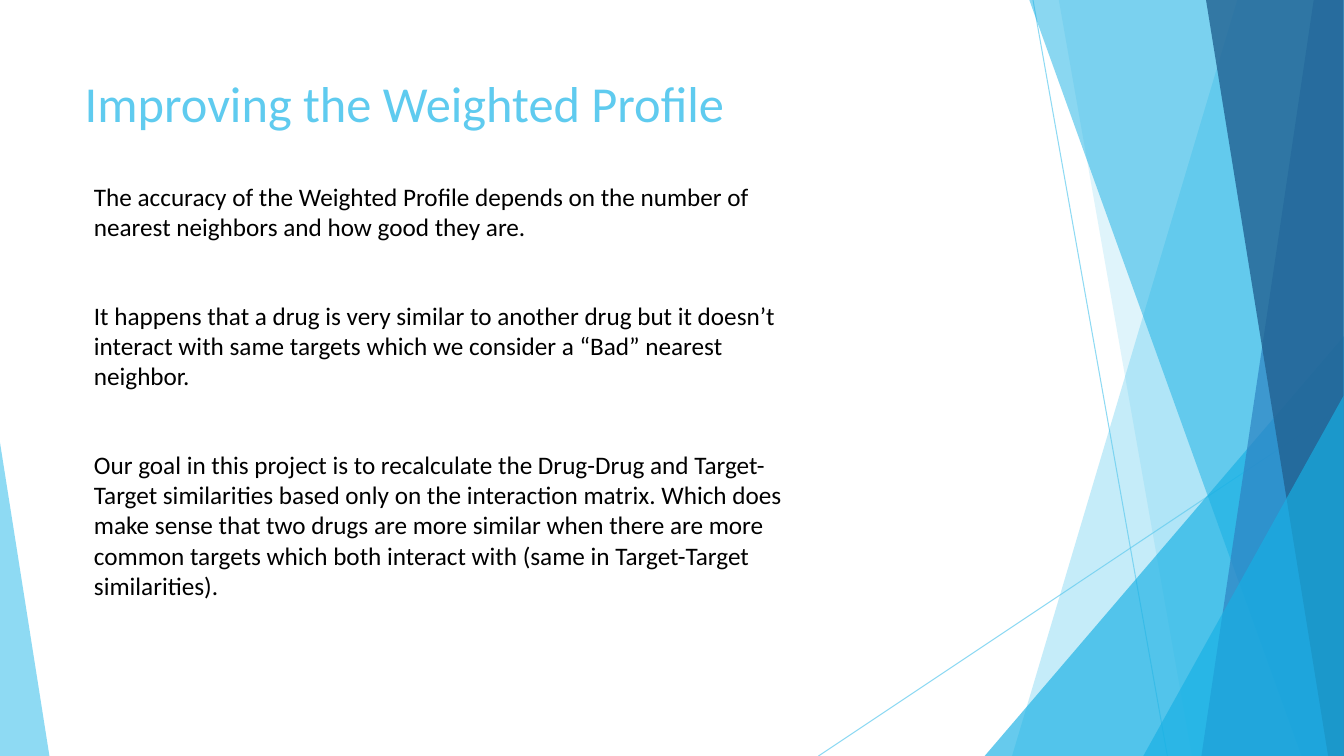
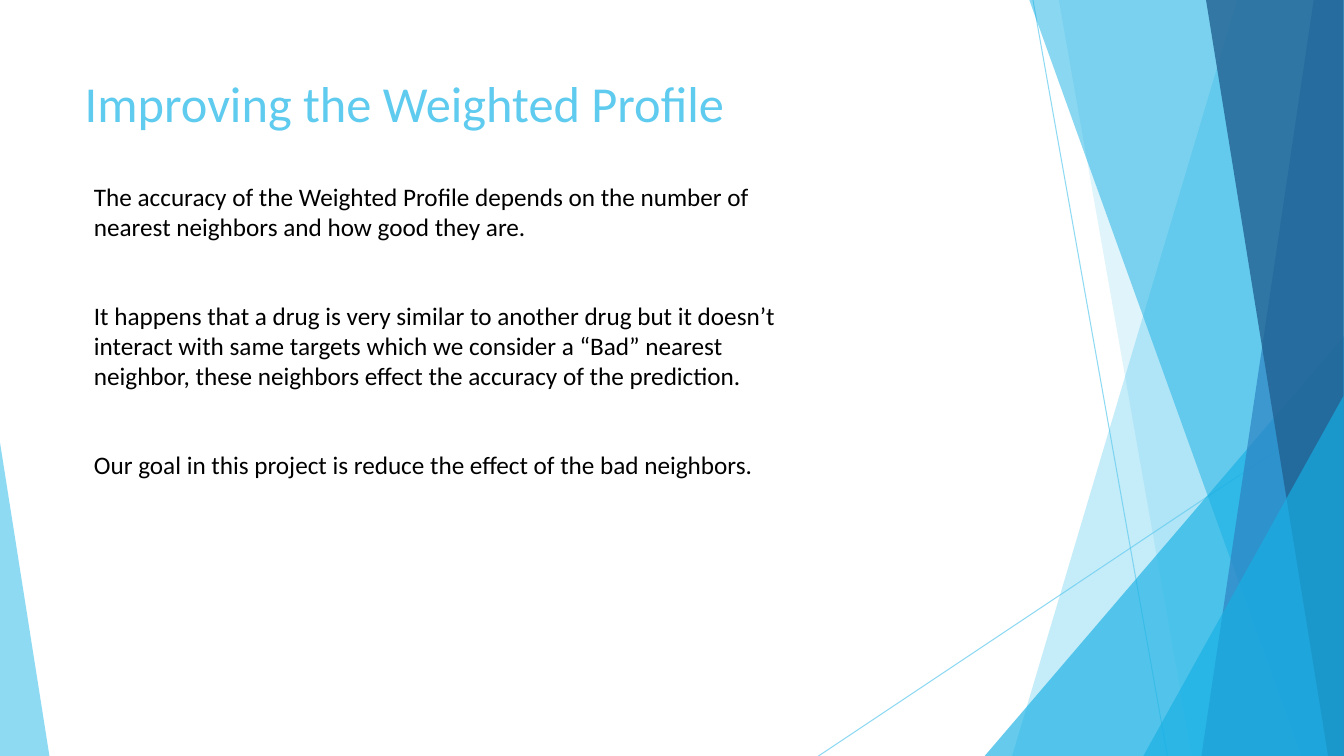
Before and after one commit to AbdullahAlZoabi/Drug-Target-Interaction-Prediction, a slide deck: slide 15 of Drug-Target Interaction Prediction.pptx. Drawn at 1344x756 pixels with LibreOffice and Linux fonts; fonts in the diff are those of the drawing. Boxes give left, top, right and bottom in pixels: in the first picture for what was removed or moved away, otherwise in the second. Text is boxed around its words. In the diff, an @@ line names an element or a change of style, - is before the commit and + after.

Commit message:
Update Slides

```diff
--- a/Drug-Target Interaction Prediction.pptx
+++ b/Drug-Target Interaction Prediction.pptx
@@ text at <box>94,307,775,479</box>: text changed @@
-It happens that a drug is very similar to another drug but it doesn’t interact with same targets which we consider a “Bad” nearest neighbor.
-Our goal in this project is to recalculate the Drug-Drug and Target-Target similarities based only on the interaction matrix. Which does make sense that two drugs are more similar when there are more common targets which both interact with (same in Target-Target similarities).
+It happens that a drug is very similar to another drug but it doesn’t interact with same targets which we consider a “Bad” nearest neighbor, these neighbors effect the accuracy of the prediction.
+Our goal in this project is reduce the effect of the bad neighbors.
```
Also in this commit, not shown: 2 other slides changed, 6 slides added, 1 other file.
